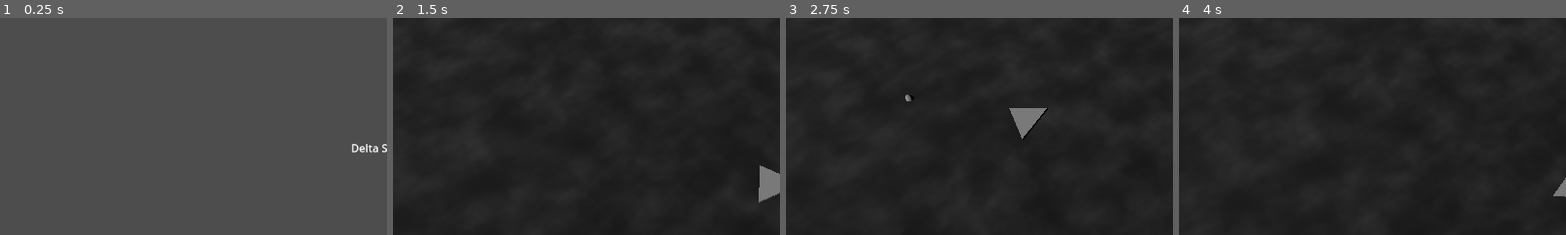
Above: before the commit, frames 1-4 (left to right).
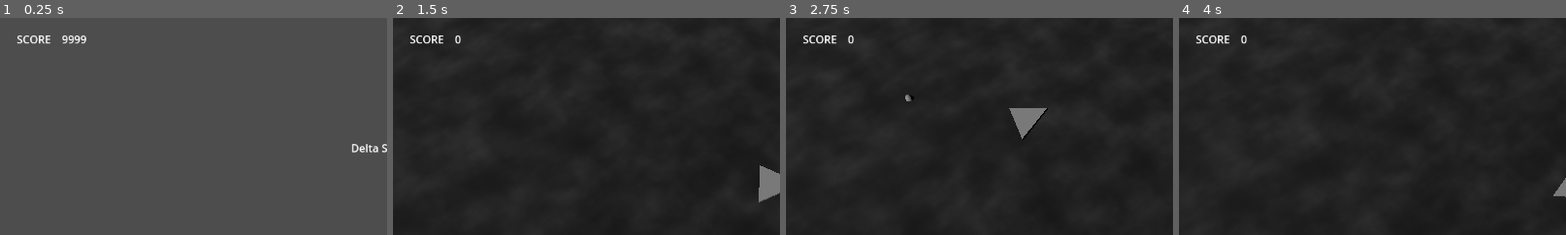
Above: after the commit, the same moments.

Repository: korinVR/TopDownShooterExample
Game: Godot game, scene res://main.tscn
Two runs of this game, one before a commit and one after it. Both use one fixed random seed, a clock stepped at 60 frames per second and the inputs below.
Inputs:
- Up to frame 1 (0.25 s): no input
- Up to frame 2 (1.5 s): click "Start" at 0.5 s; hold Right (ui_right) from 1.28 s (still down); tap Space (Fire) at 1.35 s
- Up to frame 3 (2.75 s): release Right (ui_right) at 2.03 s; hold Down (ui_down) from 2.03 s (still down); tap Space (Fire) at 2.1 s
- Up to frame 4 (4 s): release Down (ui_down) at 2.78 s; hold Right (ui_right) 2.78-3.53 s; tap Space (Fire) at 2.85, 3.6 s; hold Up (ui_up) from 3.53 s (still down)
The pictures show only the part of the screen within x 0-50%, y 0-50%; the shares and areas given below are measured in that part.

The runs differ from the first frame. In frame 1, 0.4% of the frame differs, in the area x 4-23%, y 8-13%; in frame 2, 0.3%; in frame 3, 0.3%; in frame 4, 0.2%.

Commit message:
Complete basic game flow

Diff:
--- a/enemy_base/enemy_base.gd
+++ b/enemy_base/enemy_base.gd
@@ -1,17 +1,5 @@
 extends RigidBody3D
 
-
-# Called when the node enters the scene tree for the first time.
-func _ready():
-	pass # Replace with function body.
-
-
-# Called every frame. 'delta' is the elapsed time since the previous frame.
-func _process(delta):
-	pass
-
-
 func _on_body_entered(body):
-	print("body_entered")
+	GameState.add_score(1000)
 	queue_free()
-	pass # Replace with function body.
--- a/enemy_ship/enemy_ship.gd
+++ b/enemy_ship/enemy_ship.gd
@@ -30,4 +30,5 @@
 	var direc
 
 func _on_body_entered(body: Node) -> void:
+	GameState.add_score(100)
 	queue_free()
--- /dev/null
+++ b/game_state/game_state.gd
@@ -0,0 +1,13 @@
+extends Node
+
+var _score := 0
+
+signal score_updated(score: int)
+
+func reset() -> void:
+	_score = 0
+	score_updated.emit(_score)
+
+func add_score(value: int) -> void:
+	_score += value
+	score_updated.emit(_score)
--- /dev/null
+++ b/game_state/game_state.tscn
@@ -0,0 +1,6 @@
+[gd_scene load_steps=2 format=3 uid="uid://c1g3w3cchb35j"]
+
+[ext_resource type="Script" path="res://game_state/game_state.gd" id="1_ur2kt"]
+
+[node name="GameState" type="Node"]
+script = ExtResource("1_ur2kt")
--- /dev/null
+++ b/hud.gd
@@ -0,0 +1,7 @@
+extends Node2D
+
+func _ready() -> void:
+	GameState.score_updated.connect(self.on_score_updated)
+
+func on_score_updated(score: int) -> void:
+	$ScoreLabel/Score.text = var_to_str(score)
--- a/main.gd
+++ b/main.gd
@@ -14,9 +14,13 @@
 		await title_scene.game_started
 		title_scene.queue_free()
 
+		GameState.reset()
+
 		var player_left := 3
 
-		for level_index in [1, 1]:
+		for level_index in range(1, 2):
+			print(level_index)
+
 			var level := Level.instantiate()
 			add_child(level)
 			level.name = "Level"
--- a/main.tscn
+++ b/main.tscn
@@ -1,7 +1,8 @@
-[gd_scene load_steps=3 format=3 uid="uid://dfe2gr7cxyit7"]
+[gd_scene load_steps=4 format=3 uid="uid://dfe2gr7cxyit7"]
 
 [ext_resource type="Script" path="res://main.gd" id="1_4cojj"]
 [ext_resource type="PackedScene" uid="uid://dk33npjhglt6r" path="res://player_camera/player_camera.tscn" id="2_7h3w7"]
+[ext_resource type="Script" path="res://hud.gd" id="3_uhkqs"]
 
 [node name="Main" type="Node3D"]
 script = ExtResource("1_4cojj")
@@ -11,3 +12,19 @@
 
 [node name="PlayerCamera" parent="." instance=ExtResource("2_7h3w7")]
 offset = Vector3(0, 60, 35)
+
+[node name="HUD" type="Node2D" parent="."]
+script = ExtResource("3_uhkqs")
+
+[node name="ScoreLabel" type="Label" parent="HUD"]
+offset_left = 25.0
+offset_top = 20.0
+offset_right = 76.0
+offset_bottom = 46.0
+text = "SCORE"
+
+[node name="Score" type="Label" parent="HUD/ScoreLabel"]
+offset_left = 67.0
+offset_right = 118.0
+offset_bottom = 26.0
+text = "9999"
--- a/project.godot
+++ b/project.godot
@@ -14,6 +14,10 @@
 run/main_scene="res://main.tscn"
 config/features=PackedStringArray("4.0", "Forward Plus")
 config/icon="res://icon.svg"
+
+[autoload]
+
+GameState="*res://game_state/game_state.tscn"
 
 [input]
 
--- a/title/title.tscn
+++ b/title/title.tscn
@@ -1,4 +1,4 @@
-[gd_scene load_steps=2 format=3]
+[gd_scene load_steps=2 format=3 uid="uid://drragbomxrd0f"]
 
 [ext_resource type="Script" path="res://title/title.gd" id="1_p4tv6"]
 
